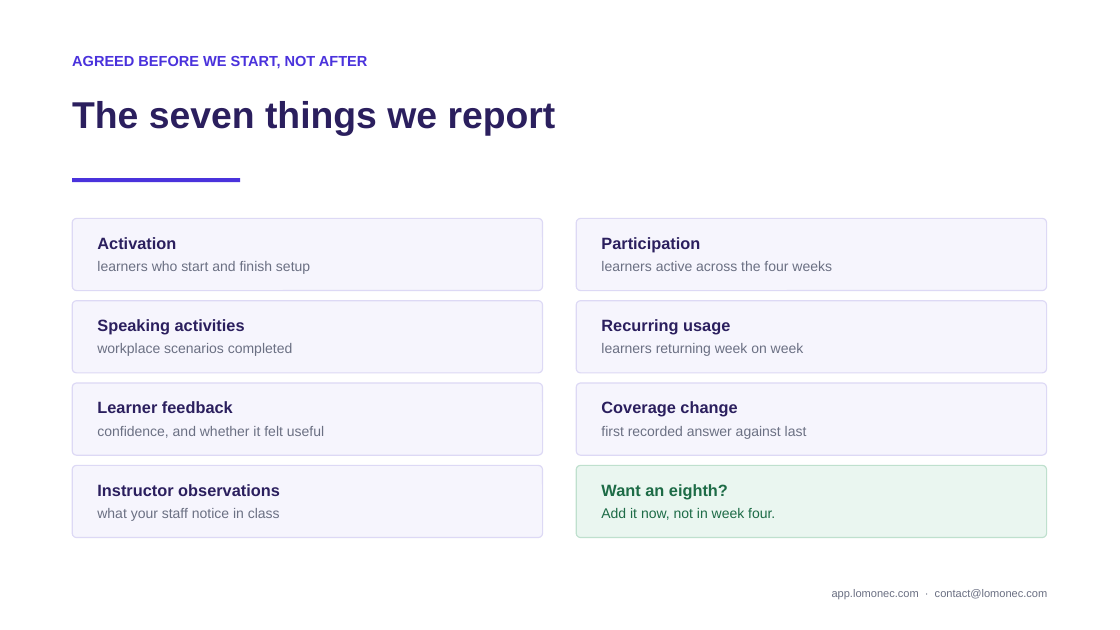
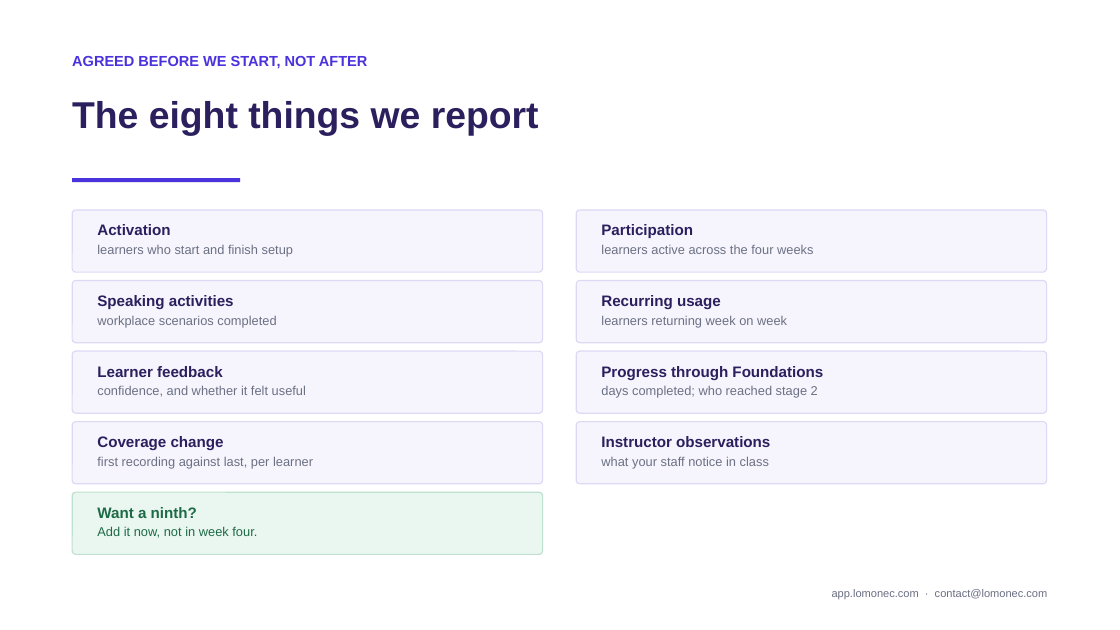
Before and after one commit to salomon1010/Business-English, a slide deck: slide 15 of marketing/partnership/Petrocertif-Pilot-Presentation.pptx. Drawn at 1120x630 pixels with LibreOffice and Linux fonts; fonts in the diff are those of the drawing; background and template pictures are left out. Boxes give left, top, right and bottom in pixels: in the first picture for what was removed or moved away, otherwise in the second. Text is boxed around its words. In the diff, an @@ line names an element or a change of style, - is before the commit and + after.

```diff
--- a/marketing/partnership/Petrocertif-Pilot-Presentation.pptx
+++ b/marketing/partnership/Petrocertif-Pilot-Presentation.pptx
@@ text at (72, 101, 539, 135): text changed @@
-The seven things we report
+The eight things we report
@@ rounded rectangle: place and size @@
-rounded rectangle at (72, 218, 543, 291)
+rounded rectangle at (72, 210, 543, 272)
@@ text "Activation": place and size @@
-text "Activation" at (97, 237, 310, 274)
+text "Activation" at (97, 224, 293, 257)
@@ text "Activation" at (97, 224, 293, 257): size 14 to 13 pt in "Activation"; size 12 to 11 pt in "learners who start and finish setup"; line spacing 1.1 to 1.08; less space between paragraphs; line spacing 1.15 to 1.12 @@
@@ rounded rectangle: place and size @@
-rounded rectangle at (576, 218, 1047, 291)
+rounded rectangle at (576, 210, 1047, 272)
@@ text "Participation": place and size @@
-text "Participation" at (601, 237, 832, 271)
+text "Participation" at (601, 224, 813, 254)
@@ text "Participation" at (601, 224, 813, 254): size 14 to 13 pt in "Participation"; size 12 to 11 pt in "learners active across the four weeks"; line spacing 1.1 to 1.08; less space between paragraphs; line spacing 1.15 to 1.12 @@
@@ rounded rectangle: place and size @@
-rounded rectangle at (72, 301, 543, 373)
+rounded rectangle at (72, 281, 543, 343)
@@ text "Speaking activities": place and size @@
-text "Speaking activities" at (97, 319, 292, 356)
+text "Speaking activities" at (97, 295, 276, 328)
@@ text "Speaking activities" at (97, 295, 276, 328): size 14 to 13 pt in "Speaking activities"; size 12 to 11 pt in "workplace scenarios completed"; line spacing 1.1 to 1.08; less space between paragraphs; line spacing 1.15 to 1.12 @@
@@ rounded rectangle: place and size @@
-rounded rectangle at (576, 301, 1047, 373)
+rounded rectangle at (576, 281, 1047, 343)
@@ text "Recurring usage": place and size @@
-text "Recurring usage" at (601, 319, 804, 356)
+text "Recurring usage" at (601, 295, 787, 328)
@@ text "Recurring usage" at (601, 295, 787, 328): size 14 to 13 pt in "Recurring usage"; size 12 to 11 pt in "learners returning week on week"; line spacing 1.1 to 1.08; less space between paragraphs; line spacing 1.15 to 1.12 @@
@@ rounded rectangle added at (72, 351, 543, 413), fill #F6F5FD, outline #DDD9F5 1 pt @@
@@ rounded rectangle added at (576, 351, 1047, 413), fill #F6F5FD, outline #DDD9F5 1 pt @@
@@ text "Learner feedback": place and size @@
-text "Learner feedback" at (97, 401, 324, 438)
+text "Learner feedback" at (97, 366, 306, 397)
@@ text "Learner feedback" at (97, 366, 306, 397): size 14 to 13 pt in "Learner feedback"; size 12 to 11 pt in "confidence, and whether it felt useful"; line spacing 1.1 to 1.08; less space between paragraphs; line spacing 1.15 to 1.12 @@
@@ text added at (601, 366, 823, 398), 11 pt, text #6B7083 @@
+Progress through Foundations
+days completed; who reached stage 2
@@ rounded rectangle: place and size @@
-rounded rectangle at (72, 383, 543, 455)
+rounded rectangle at (72, 422, 543, 484)
@@ text at (97, 436, 224, 450): size 14 to 13 pt in "Coverage change"; line spacing 1.1 to 1.08; less space between paragraphs @@
@@ text "Coverage change": place and size @@
-text "Coverage change" at (601, 401, 807, 439)
+text "Coverage change" at (97, 436, 313, 469)
@@ rounded rectangle: place and size @@
-rounded rectangle at (576, 383, 1047, 455)
+rounded rectangle at (576, 422, 1047, 484)
@@ text "Instructor observations": place and size @@
-text "Instructor observations" at (97, 484, 280, 521)
+text "Instructor observations" at (601, 436, 770, 469)
@@ text "Instructor observations" at (601, 436, 770, 469): size 14 to 13 pt in "Instructor observations"; size 12 to 11 pt in "what your staff notice in class"; line spacing 1.1 to 1.08; less space between paragraphs; line spacing 1.15 to 1.12 @@
@@ text at (97, 456, 313, 469): text changed; size 12 to 11 pt @@
-first recorded answer against last
+first recording against last, per learner
@@ rounded rectangle removed at (576, 465, 1047, 538) @@
@@ rounded rectangle: place and size @@
-rounded rectangle at (72, 465, 543, 538)
+rounded rectangle at (72, 492, 543, 555)
@@ rounded rectangle at (72, 492, 543, 555): fill #F6F5FD to #EAF6F0; outline #DDD9F5 1 pt to #BFE0CE 1 pt @@
@@ text at (97, 507, 197, 518): text changed; size 14 to 13 pt @@
-Want an eighth?
+Want a ninth?
@@ text "Want a ninth?": place and size @@
-text "Want a ninth?" at (601, 484, 775, 520)
+text "Want a ninth?" at (97, 507, 257, 538)
@@ text at (97, 526, 257, 538): size 12 to 11 pt in "Add it now, not in week four."; line spacing 1.15 to 1.12 @@
```
Also in this commit, not shown: 2 other slides changed, 14 other files.
